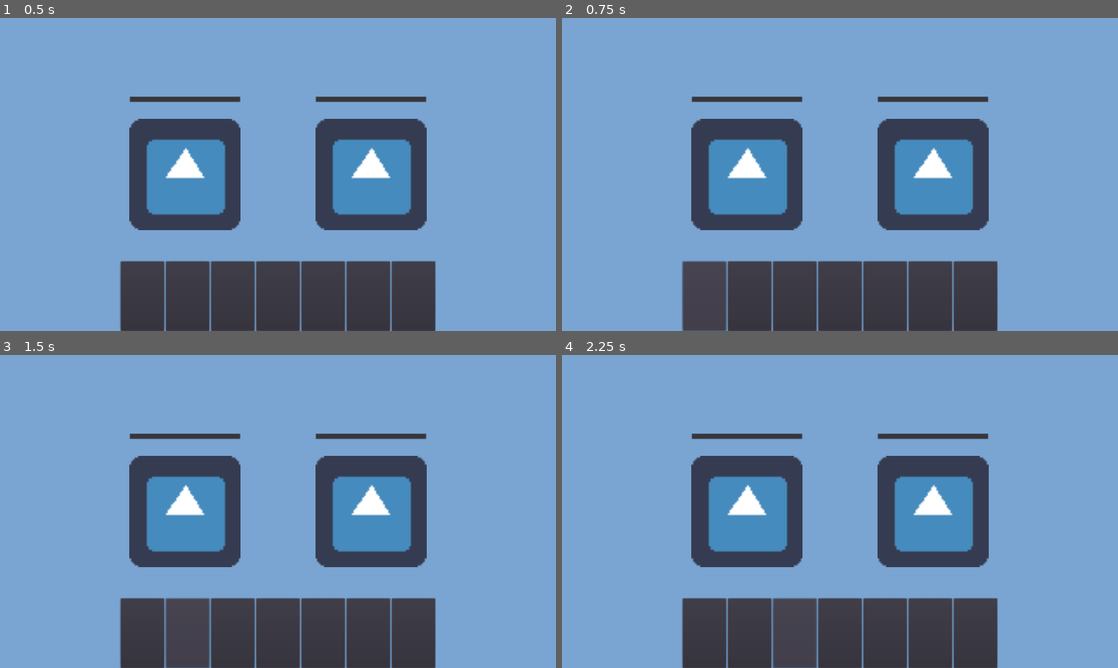
Above: before the commit, frames 1-4 (two rows, left to right).
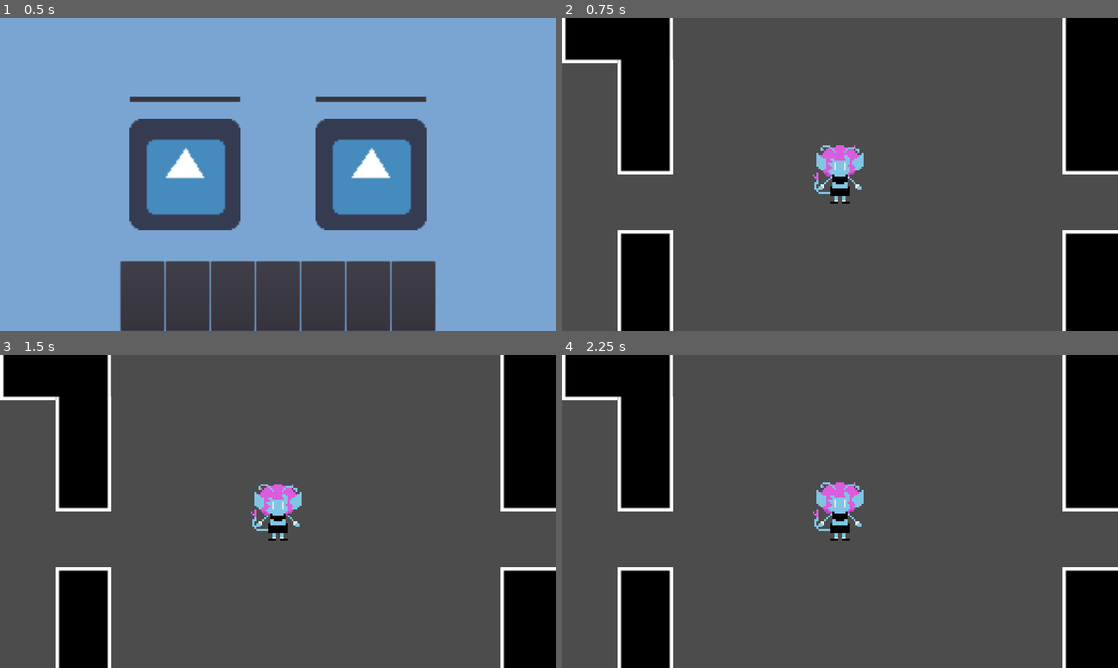
Above: after the commit, the same moments.

Repository: RyqShaw/May-Project
Game: Godot game, scene res://Battle/Battle.tscn
The game is run twice, just before and just after one commit, with the same random seed, the same clock (stepped at 60 frames per second) and the same inputs. This scene is started directly instead of the project's main scene. The engine's default icon, where the game draws it, is replaced by a stand-in: a white triangle on a blue panel in a dark square.
Inputs (mouse positions are in pixels of both pictures, inside the frame that each line leads up to):
- Up to frame 1 (0.5 s): no input
- Up to frame 2 (0.75 s): click (706, 296) at 0.52 s
- Up to frame 3 (1.5 s): click (189, 633) at 1.27 s
- Up to frame 4 (2.25 s): click (795, 633) at 2.02 s

Frame 1 is identical in both runs. In frame 2, 80% of the frame differs, in the area x 0-100%, y 0-100%; in frame 3, 80%; in frame 4, 80%.

Commit message:
Implementation of Basic Turn Manager & Player Stats Resources

Diff:
--- /dev/null
+++ b/Battle/Battle.gd
@@ -0,0 +1,7 @@
+extends Node
+
+const player = preload("res://Battle/Player/PlayerStats.tres")
+const turnManager = preload("res://Battle/TurnManager.tres")
+
+func _ready():
+	pass # Replace with function body.
--- a/Battle/Battle.tscn
+++ b/Battle/Battle.tscn
@@ -1,8 +1,11 @@
-[gd_scene load_steps=2 format=2]
+[gd_scene load_steps=4 format=2]
 
 [ext_resource path="res://icon.png" type="Texture" id=1]
+[ext_resource path="res://Battle/Cards/CardButton.tscn" type="PackedScene" id=2]
+[ext_resource path="res://Battle/Battle.gd" type="Script" id=3]
 
 [node name="Battle" type="Node"]
+script = ExtResource( 3 )
 
 [node name="UI" type="Control" parent="."]
 anchor_right = 1.0
@@ -23,47 +26,33 @@
 rect_min_size = Vector2( 768, 160 )
 alignment = 1
 
-[node name="Button" type="Button" parent="UI/Cards"]
+[node name="CardButton" parent="UI/Cards" instance=ExtResource( 2 )]
 margin_left = 22.0
 margin_right = 122.0
-margin_bottom = 160.0
-rect_min_size = Vector2( 100, 0 )
 
-[node name="Button2" type="Button" parent="UI/Cards"]
+[node name="CardButton2" parent="UI/Cards" instance=ExtResource( 2 )]
 margin_left = 126.0
 margin_right = 226.0
-margin_bottom = 160.0
-rect_min_size = Vector2( 100, 0 )
 
-[node name="Button3" type="Button" parent="UI/Cards"]
+[node name="CardButton3" parent="UI/Cards" instance=ExtResource( 2 )]
 margin_left = 230.0
 margin_right = 330.0
-margin_bottom = 160.0
-rect_min_size = Vector2( 100, 0 )
 
-[node name="Button4" type="Button" parent="UI/Cards"]
+[node name="CardButton4" parent="UI/Cards" instance=ExtResource( 2 )]
 margin_left = 334.0
 margin_right = 434.0
-margin_bottom = 160.0
-rect_min_size = Vector2( 100, 0 )
 
-[node name="Button5" type="Button" parent="UI/Cards"]
+[node name="CardButton5" parent="UI/Cards" instance=ExtResource( 2 )]
 margin_left = 438.0
 margin_right = 538.0
-margin_bottom = 160.0
-rect_min_size = Vector2( 100, 0 )
 
-[node name="Button6" type="Button" parent="UI/Cards"]
+[node name="CardButton6" parent="UI/Cards" instance=ExtResource( 2 )]
 margin_left = 542.0
 margin_right = 642.0
-margin_bottom = 160.0
-rect_min_size = Vector2( 100, 0 )
 
-[node name="Button7" type="Button" parent="UI/Cards"]
+[node name="CardButton7" parent="UI/Cards" instance=ExtResource( 2 )]
 margin_left = 646.0
 margin_right = 746.0
-margin_bottom = 160.0
-rect_min_size = Vector2( 100, 0 )
 
 [node name="PlayerConfidence" type="ProgressBar" parent="UI"]
 margin_left = 298.0
--- /dev/null
+++ b/Battle/Cards/CardButton.gd
@@ -0,0 +1,4 @@
+extends Button
+
+func _on_CardButton_pressed():
+	get_tree().change_scene("res://Levels/BaseLevel.tscn")
--- /dev/null
+++ b/Battle/Cards/CardButton.tscn
@@ -0,0 +1,11 @@
+[gd_scene load_steps=2 format=2]
+
+[ext_resource path="res://Battle/Cards/CardButton.gd" type="Script" id=1]
+
+[node name="CardButton" type="Button"]
+margin_right = 100.0
+margin_bottom = 160.0
+rect_min_size = Vector2( 100, 160 )
+script = ExtResource( 1 )
+
+[connection signal="pressed" from="." to="." method="_on_CardButton_pressed"]
--- /dev/null
+++ b/Battle/Player/PlayerStats.gd
@@ -0,0 +1,36 @@
+extends Resource
+class_name PlayerStats
+
+export var max_confidence = 1 setget set_max_confidence
+var confidence = max_confidence setget set_confidence
+export var speed = 1 setget set_speed
+export var max_moves = 1 setget set_max_moves
+var moves = max_moves setget set_moves
+
+signal no_confidence
+signal confidence_changed
+signal max_confidence_changed
+
+func set_max_confidence(value):
+	max_confidence = value
+	self.confidence = min(max_confidence, max_confidence)
+	emit_signal("max_confidence_changed", max_confidence)
+
+func set_confidence(value):
+	confidence = clamp(value, 0, max_confidence)
+	emit_signal("confidence_changed", confidence)
+	if confidence <=0:
+		emit_signal("no_confidence")
+
+func set_speed(value):
+	speed = value
+
+func set_moves(value):
+	moves = clamp(value, 0, max_moves)
+
+func set_max_moves(value):
+	max_moves = value
+	self.moves = min(max_moves, max_moves)
+
+func _ready():
+	self.confidence = max_confidence
--- /dev/null
+++ b/Battle/Player/PlayerStats.tres
@@ -0,0 +1,9 @@
+[gd_resource type="Resource" load_steps=2 format=2]
+
+[ext_resource path="res://Battle/Player/PlayerStats.gd" type="Script" id=1]
+
+[resource]
+script = ExtResource( 1 )
+max_confidence = 1
+speed = 1
+max_moves = 1
--- /dev/null
+++ b/Battle/TurnManager.gd
@@ -0,0 +1,18 @@
+extends Resource
+class_name TurnManager
+
+enum {
+	PLAYER_TURN,
+	ENEMY_TURN,
+}
+
+var turn setget set_turn
+
+signal player_turn_started
+signal enemy_turn_started
+
+func set_turn(new_turn):
+	turn = new_turn
+	match turn:
+		PLAYER_TURN: emit_signal("ally_turn_started")
+		ENEMY_TURN: emit_signal("enemy_turn_started")
--- /dev/null
+++ b/Battle/TurnManager.tres
@@ -0,0 +1,6 @@
+[gd_resource type="Resource" load_steps=2 format=2]
+
+[ext_resource path="res://Battle/TurnManager.gd" type="Script" id=1]
+
+[resource]
+script = ExtResource( 1 )
--- a/Player/Player.tscn
+++ b/Player/Player.tscn
@@ -32,7 +32,6 @@
 scale = Vector2( 0.25, 0.25 )
 frames = SubResource( 4 )
 animation = "HeadBob"
-frame = 1
 playing = true
 
 [node name="CollisionShape2D" type="CollisionShape2D" parent="."]
--- a/project.godot
+++ b/project.godot
@@ -9,12 +9,24 @@
 config_version=4
 
 _global_script_classes=[ {
+"base": "Resource",
+"class": "PlayerStats",
+"language": "GDScript",
+"path": "res://Battle/Player/PlayerStats.gd"
+}, {
+"base": "Resource",
+"class": "TurnManager",
+"language": "GDScript",
+"path": "res://Battle/TurnManager.gd"
+}, {
 "base": "Node",
 "class": "Walker",
 "language": "GDScript",
 "path": "res://Levels/Walker.gd"
 } ]
 _global_script_class_icons={
+"PlayerStats": "",
+"TurnManager": "",
 "Walker": ""
 }
 
